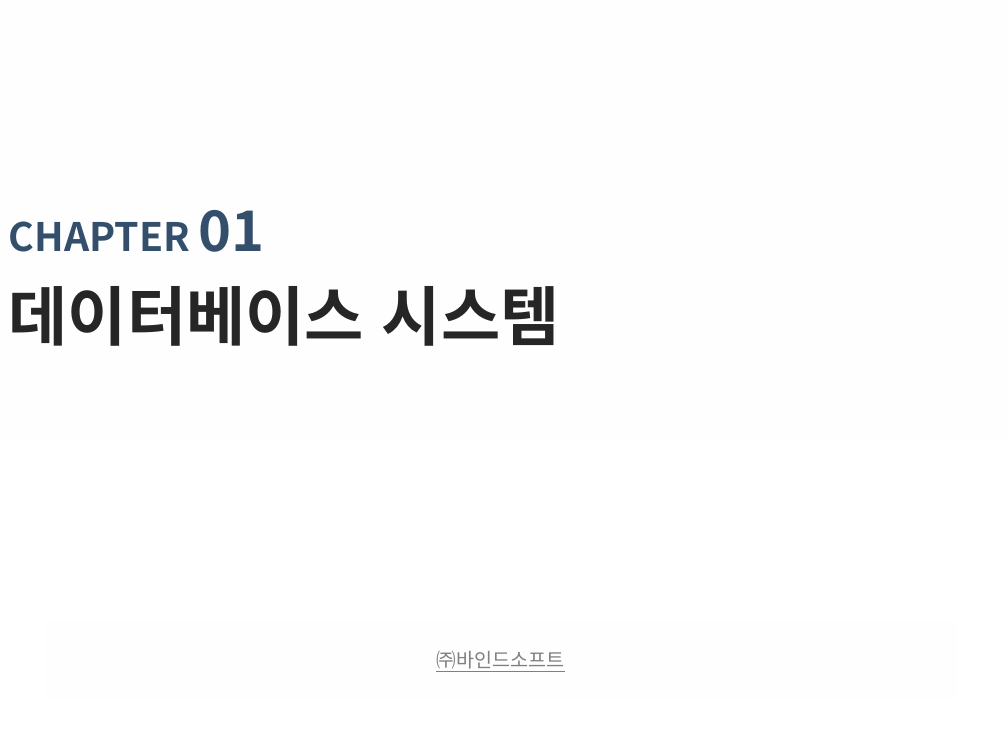
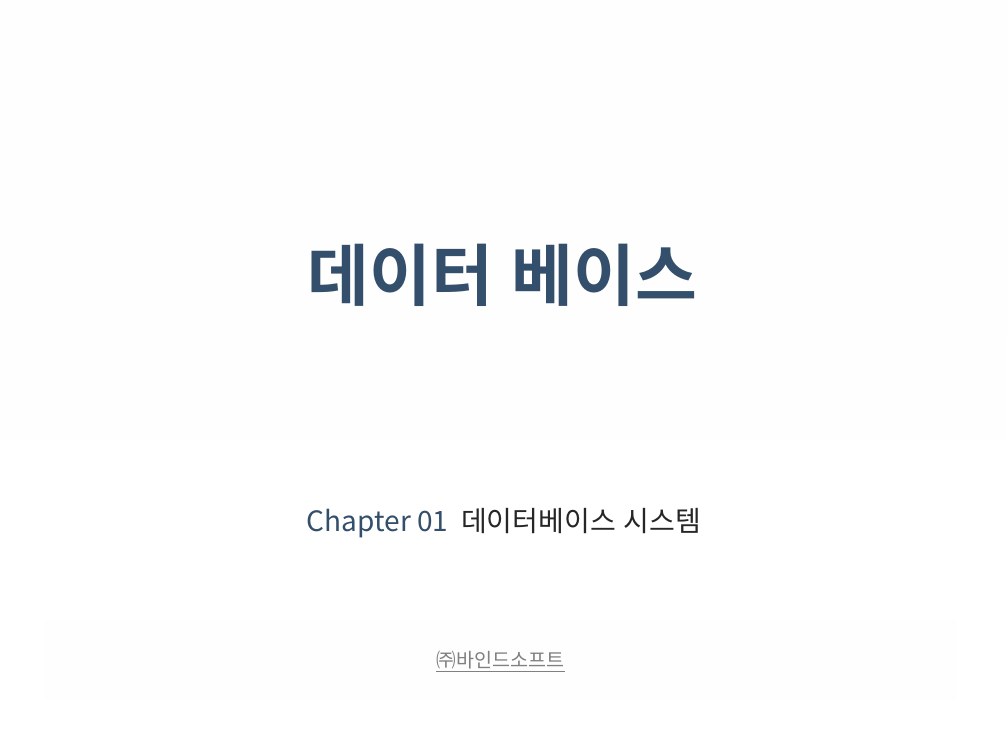
Before and after one commit to freshmea/kuIotBigdataClass, a slide deck: slide 1 of ppt/ch01_데이터베이스 시스템.pptx. Drawn at 1008x756 pixels with LibreOffice and Linux fonts; fonts in the diff are those of the drawing; background and template pictures are left out. Boxes give left, top, right and bottom in pixels: in the first picture for what was removed or moved away, otherwise in the second. Text is boxed around its words. In the diff, an @@ line names an element or a change of style, - is before the commit and + after.

Commit message:
ppt

```diff
--- a/ppt/ch01_데이터베이스 시스템.pptx
+++ b/ppt/ch01_데이터베이스 시스템.pptx
@@ title at (x1=308, y1=243, x2=697, y2=306): text changed; size 46 to 48 pt @@
-CHAPTER 01
-데이터베이스 시스템
+데이터 베이스
@@ subtitle added at (x1=307, y1=508, x2=701, y2=538), 20 pt, text #344F6B @@
+Chapter 01 데이터베이스 시스템
```
Also in this commit, not shown: 1 other slide changed, 7 other files.
